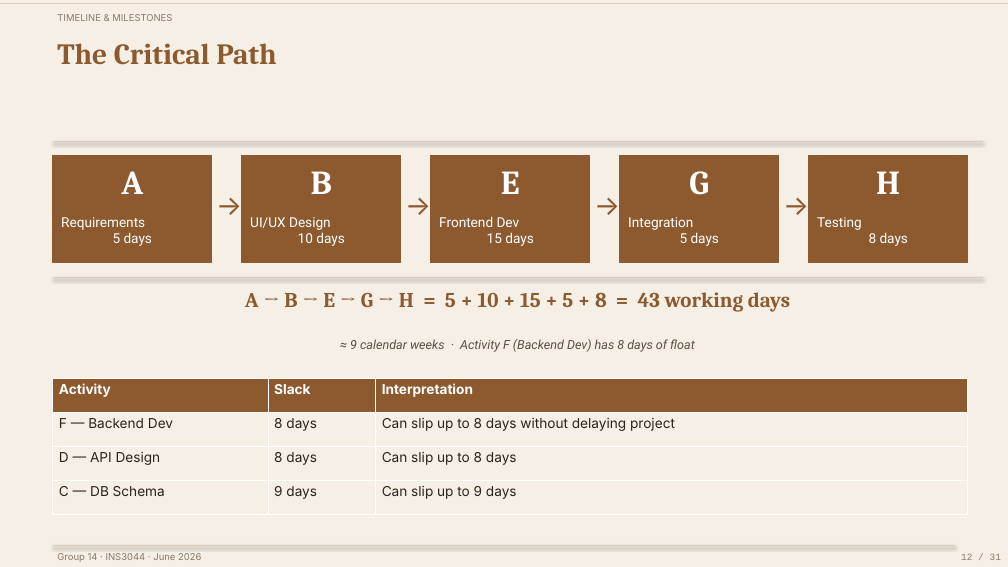
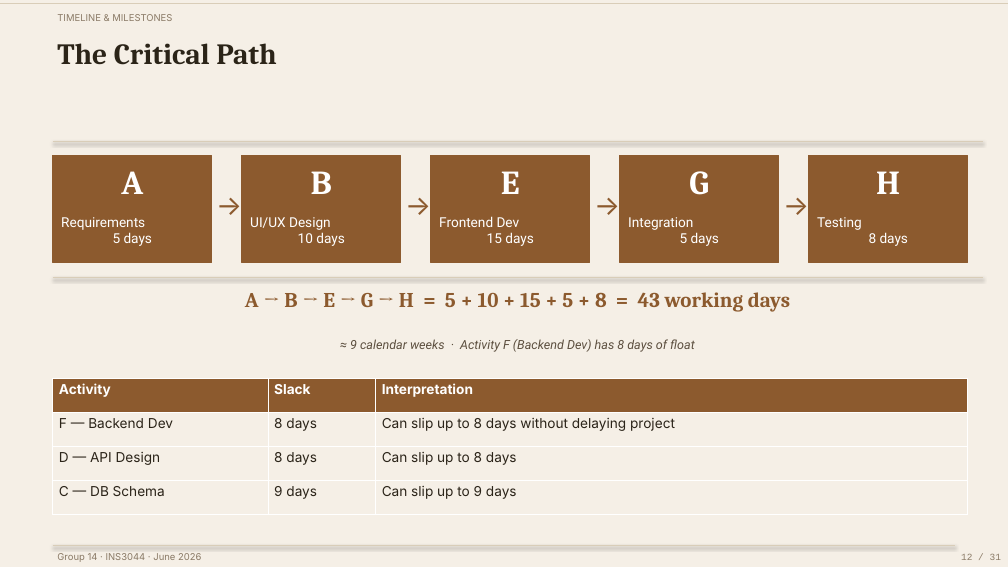
Before and after one commit to longduc205/Task-and-Project-Management-System, a slide deck: slide 13 of docs/slides/Group14_INS3044_Cartesian.pptx. Drawn at 1008x567 pixels with LibreOffice and Linux fonts; fonts in the diff are those of the drawing. Boxes give left, top, right and bottom in pixels: in the first picture for what was removed or moved away, otherwise in the second. Text is boxed around its words. In the diff, an @@ line names an element or a change of style, - is before the commit and + after.

```diff
--- a/docs/slides/Group14_INS3044_Cartesian.pptx
+++ b/docs/slides/Group14_INS3044_Cartesian.pptx
@@ text "The Critical Path" at bbox=[57, 43, 276, 65]: text colour #8C5A2E to #2B2418 @@
```
Also in this commit, not shown: 4 other slides changed.
